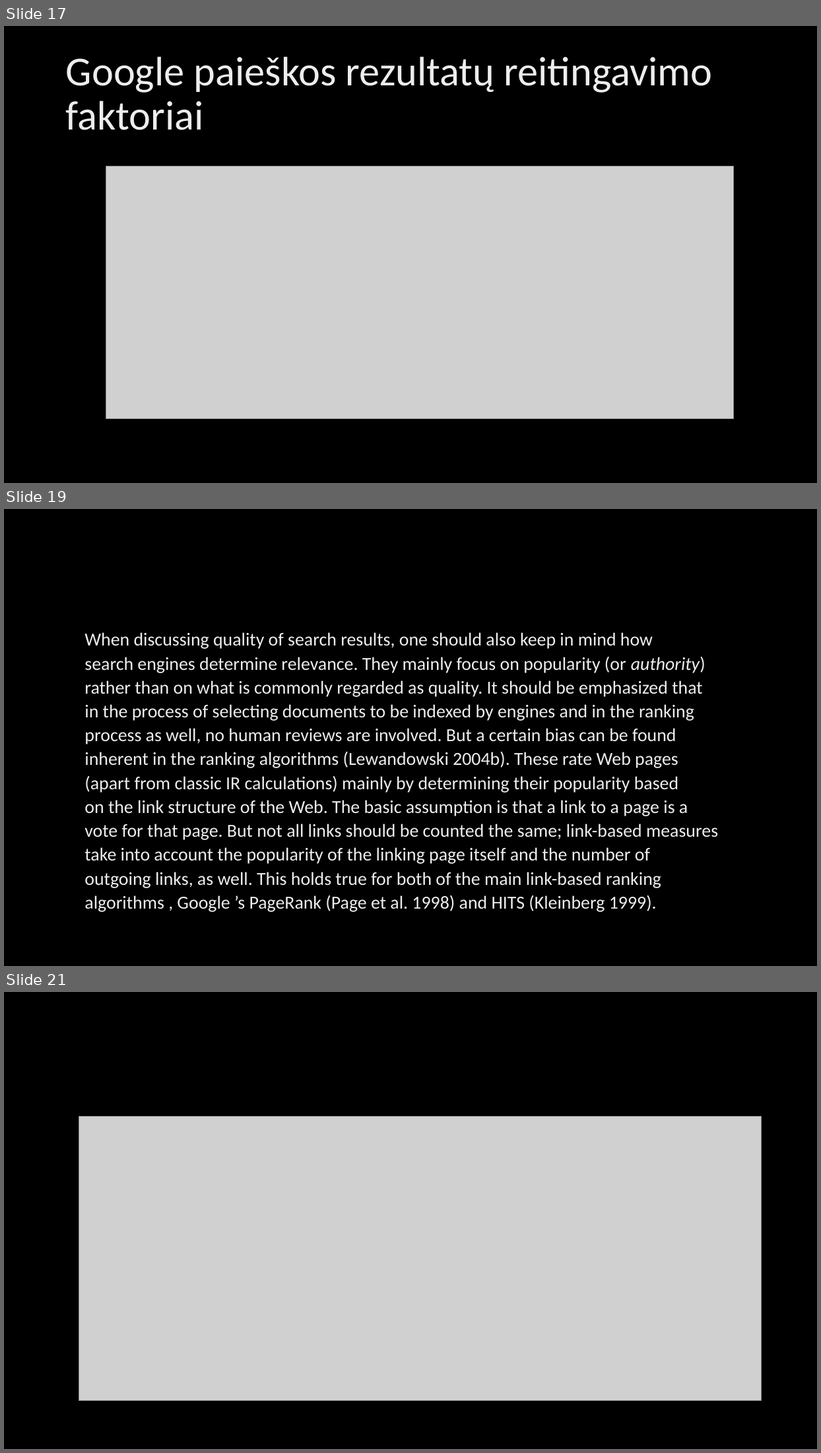
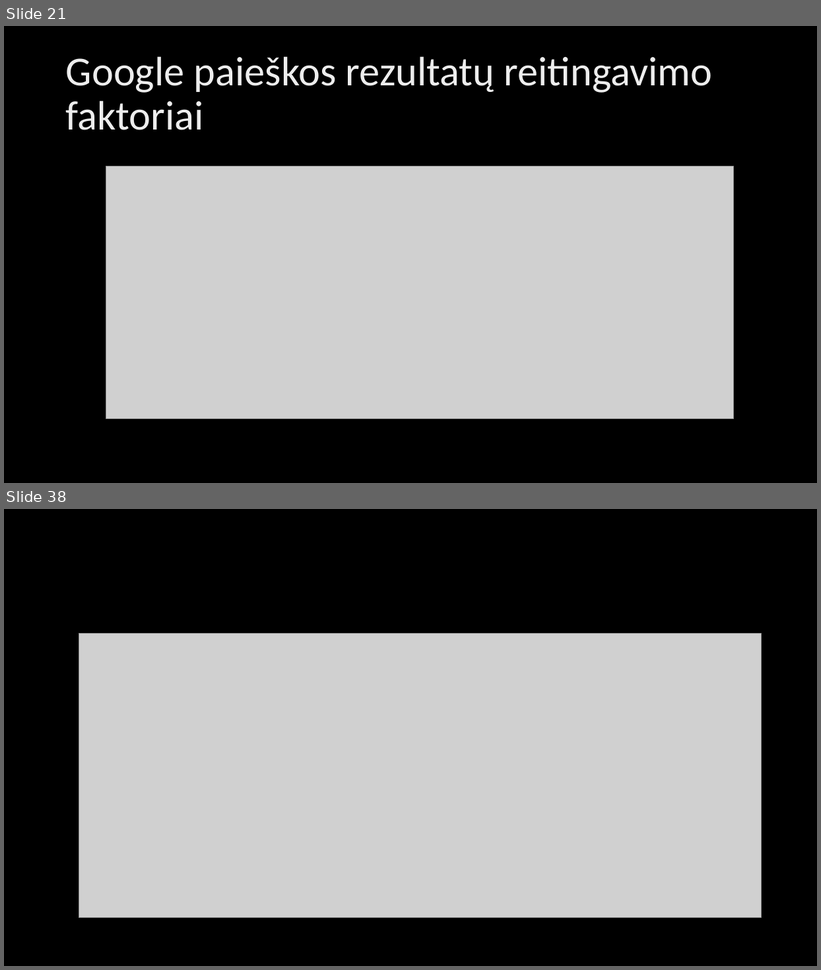
Before and after one commit to MariusKra/InformaciniuSistemuProjektas, a slide deck: IIS pristatymas/Žiniatinklio paieškos rezultatų kokybės vertinimas.pptx. Shown one above the other, each under a label of ours: slides 17, 19 and 21 before the commit, slides 21 and 38 after it; the slides between them are not shown. The pictures are 821x1453 and 821x970 pixels, drawn with LibreOffice and Linux fonts; fonts in the diff are those of the drawing; grey boxes stand for pictures; background and template pictures are left out. Boxes give left, top, right and bottom in pixels: in the first picture for what was removed or moved away, otherwise in the second. Text is boxed around its words. In the diff, an @@ line names an element or a change of style, - is before the commit and + after.

```diff
--- a/IIS pristatymas/Žiniatinklio paieškos rezultatų kokybės vertinimas.pptx
+++ b/IIS pristatymas/Žiniatinklio paieškos rezultatų kokybės vertinimas.pptx
@@ slide 19 removed at [4, 509, 817, 966], background picture (left out) @@
@@ text removed at [85, 632, 718, 912] @@
-When discussing quality of search results, one should also keep in mind how
-search engines determine relevance. They mainly focus on popularity (or authority)
-rather than on what is commonly regarded as quality. It should be emphasized that
-in the process of selecting documents to be indexed by engines and in the ranking
-process as well, no human reviews are involved. But a certain bias can be found
-inherent in the ranking algorithms (Lewandowski 2004b). These rate Web pages
-(apart from classic IR calculations) mainly by determining their popularity based
-on the link structure of the Web. The basic assumption is that a link to a page is a
-vote for that page. But not all links should be counted the same; link-based measures
-take into account the popularity of the linking page itself and the number of
-outgoing links, as well. This holds true for both of the main link-based ranking
-algorithms , Google ’s PageRank (Page et al. 1998) and HITS (Kleinberg 1999).
@@ what was slide 17 is now slide 21 @@
@@ what was slide 21 is now slide 38 @@
```
Also in this commit, not shown: 3 slides changed, 20 slides added, 6 other slides removed.
